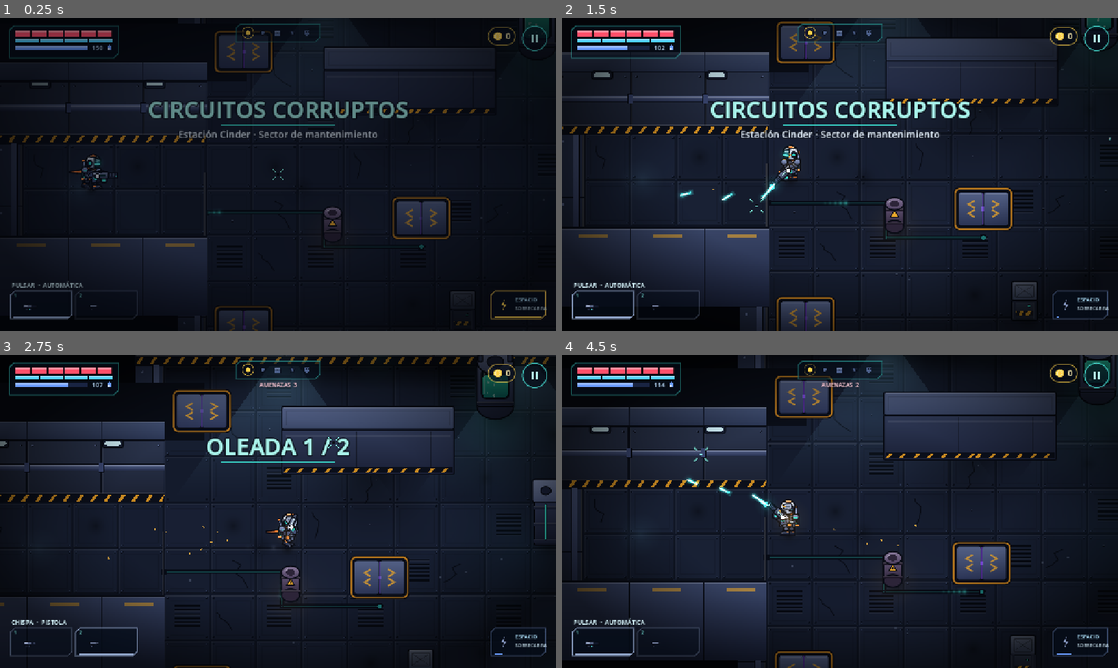
Above: before the commit, frames 1-4 (two rows, left to right).
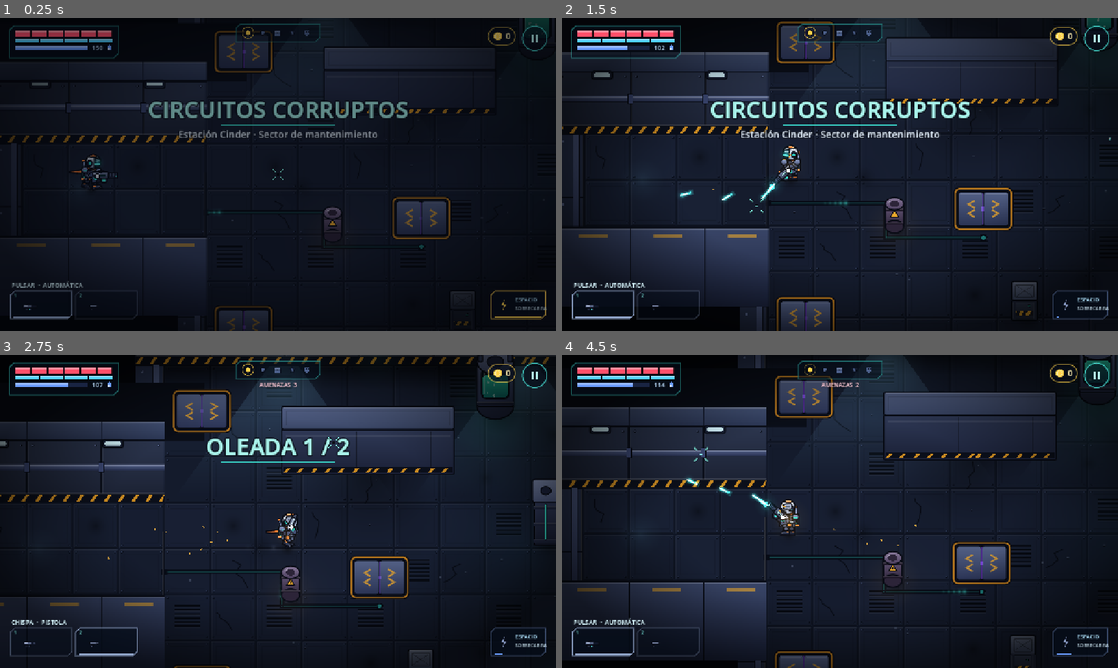
Above: after the commit, the same moments.

Repository: AgustinWojtyszyn/roguelike_premium
Game: Godot game, scene res://scenes/run.tscn
Same seed, same stepped clock (60 frames per second), same inputs: the game is played once before the commit and once after it. This scene is started directly instead of the project's main scene.
Inputs (mouse positions are in pixels of both pictures, inside the frame that each line leads up to):
- Up to frame 1 (0.25 s): no input
- Up to frame 2 (1.5 s): tap Enter at 0.5 s; move the mouse to (962, 158) at 0.52 s; hold D 0.53-1.25 s; tap 1 at 0.6 s; click (962, 158) at 0.67 s; tap Space at 0.77 s; drag from (728, 190) to (812, 237) at 1.27 s
- Up to frame 3 (2.75 s): move the mouse to (333, 442) at 2.02 s; hold D from 2.03 s (still down); tap Q at 2.1 s; click (333, 442) at 2.17 s
- Up to frame 4 (4.5 s): release D at 2.75 s; drag from (812, 574) to (673, 464) at 2.77 s; move the mouse to (1006, 558) at 3.52 s; hold A 3.53-4.25 s; tap Tab at 3.6 s; click (1006, 558) at 3.67 s; tap Space at 3.77 s; drag from (673, 464) to (756, 433) at 4.27 s

The runs differ from the first frame. In frame 1, less than 0.1% of the frame differs, in the area x 0-59%, y 21-74%; in frame 2, 0.2%; in frame 3, 0.2%; in frame 4, 0.3%, in the area x 1-94%, y 22-98%.

Commit message:
mejoras

Diff:
--- a/characters/character_rig.gd
+++ b/characters/character_rig.gd
@@ -695,6 +695,12 @@
 
 
 func animate(dt: float) -> void:
+	Prof.begin("rig_anim")
+	_animate_impl(dt)
+	Prof.end("rig_anim")
+
+
+func _animate_impl(dt: float) -> void:
 	t += dt
 	var spd := vel.length()
 	var amp := clampf(spd / SPEED_REF, 0.0, 1.0)
--- a/core/part.gd
+++ b/core/part.gd
@@ -18,5 +18,11 @@
 
 
 func _draw() -> void:
+	Prof.begin("part_draw")
+	__draw_impl()
+	Prof.end("part_draw")
+
+
+func __draw_impl() -> void:
 	if painter.is_valid():
 		painter.call(self)
--- /dev/null
+++ b/core/prof.gd
@@ -0,0 +1,29 @@
+class_name Prof
+extends RefCounted
+## Perfilador minimo opcional (--perf): acumula microsegundos por etiqueta. Coste despreciable cuando esta apagado.
+
+static var on := false
+static var acc: Dictionary = {}
+static var cnt: Dictionary = {}
+static var _t0: Dictionary = {}
+
+
+static func begin(tag: String) -> void:
+	if on:
+		_t0[tag] = Time.get_ticks_usec()
+
+
+static func end(tag: String) -> void:
+	if on:
+		var d := Time.get_ticks_usec() - int(_t0.get(tag, 0))
+		acc[tag] = int(acc.get(tag, 0)) + d
+		cnt[tag] = int(cnt.get(tag, 0)) + 1
+
+
+static func report(frames: int) -> String:
+	var keys := acc.keys()
+	keys.sort_custom(func(a, b): return acc[a] > acc[b])
+	var out := ""
+	for k in keys:
+		out += "   %-14s %7.2f ms/frame  (%d llamadas)\n" % [k, float(acc[k]) / 1000.0 / float(maxi(frames, 1)), cnt[k]]
+	return out
--- a/enemies/enemy.gd
+++ b/enemies/enemy.gd
@@ -184,6 +184,12 @@
 
 
 func _process(delta: float) -> void:
+	Prof.begin("enemy_proc")
+	__process_impl(delta)
+	Prof.end("enemy_proc")
+
+
+func __process_impl(delta: float) -> void:
 	var dt := minf(delta, 1.0 / 30.0) * Game.tscale * game.enemy_time
 	t += dt
 	st += dt
--- a/game/bullets.gd
+++ b/game/bullets.gd
@@ -37,9 +37,11 @@
 	var seed_v: float = 0.0
 	var target: Enemy = null
 	var enemy_dmg: int = 1
+	var dead := false
 
 var list: Array[B] = []
 var _free: Array[B] = []
+var _spare := B.new()
 var game: Game
 var wall_sfx_t := 0.0
 
@@ -53,7 +55,7 @@
 
 func fire(pos: Vector2, dir: Vector2, speed: float, life: float, dmg: float, style: int, team: int, pierce: int = 0, knock: float = 0.0) -> B:
 	if list.size() >= MAX_BULLETS:
-		return _free[0] if not _free.is_empty() else B.new()   # saturado: el proyectil se descarta
+		return _spare   # saturado: el proyectil se descarta (objeto comodin fuera de la lista)
 	var b: B = _free.pop_back() if not _free.is_empty() else B.new()
 	b.pos = pos
 	b.vel = dir * speed
@@ -79,6 +81,7 @@
 	b.max_speed = 0.0
 	b.target = null
 	b.enemy_dmg = 1
+	b.dead = false
 	b.seed_v = randf() * 10.0
 	b.col = default_color(style)
 	b.trail.clear()
@@ -122,6 +125,8 @@
 
 func clear_all() -> void:
 	for b in list:
+		b.dead = false
+		b.target = null
 		_free.append(b)
 	list.clear()
 
@@ -129,14 +134,11 @@
 ## Borra proyectiles enemigos (p. ej. barrera reactiva). Devuelve cuantos.
 func clear_enemy_bullets(center: Vector2, radius: float) -> int:
 	var n := 0
-	var i := list.size() - 1
-	while i >= 0:
-		var b := list[i]
-		if b.team == 1 and b.pos.distance_squared_to(center) <= radius * radius:
+	for b in list:
+		if not b.dead and b.team == 1 and b.pos.distance_squared_to(center) <= radius * radius:
 			game.fx.burst(b.pos, 3, 100.0, b.col, 0.2)
-			_release(i)
+			b.dead = true
 			n += 1
-		i -= 1
 	return n
 
 
@@ -144,7 +146,7 @@
 func reflect_in_radius(center: Vector2, radius: float, dir_hint: Vector2 = Vector2.ZERO, to_player_team: bool = true) -> int:
 	var n := 0
 	for b in list:
-		if b.team == 1 and b.pos.distance_squared_to(center) <= radius * radius:
+		if not b.dead and b.team == 1 and b.pos.distance_squared_to(center) <= radius * radius:
 			var d := -b.vel.normalized() if dir_hint == Vector2.ZERO else dir_hint
 			b.vel = d * maxf(b.vel.length() * 1.2, 520.0)
 			b.team = 0 if to_player_team else 1
@@ -157,25 +159,37 @@
 	return n
 
 
-func _release(i: int) -> void:
-	var b := list[i]
-	b.target = null
-	_free.append(b)
-	var last := list.size() - 1
-	if i != last:
-		list[i] = list[last]
-	list.remove_at(last)
+## Compacta la lista: los proyectiles marcados `dead` vuelven al pool (una sola pasada, segura ante cambios durante el paso).
+func _compact() -> void:
+	var w := 0
+	for r in list.size():
+		var b := list[r]
+		if b.dead:
+			b.target = null
+			_free.append(b)
+		else:
+			list[w] = b
+			w += 1
+	list.resize(w)
 
 
 func _process(delta: float) -> void:
+	Prof.begin("bul_proc")
+	__process_impl(delta)
+	Prof.end("bul_proc")
+
+
+func __process_impl(delta: float) -> void:
 	var dt := minf(delta, 1.0 / 30.0) * Game.tscale
 	wall_sfx_t -= dt
-	var i := list.size() - 1
-	while i >= 0:
+	var n := list.size()
+	for i in n:
 		var b := list[i]
+		if b.dead:
+			continue
 		if _step(b, dt):
-			_release(i)
-		i -= 1
+			b.dead = true
+	_compact()
 	queue_redraw()
 
 
@@ -350,7 +364,15 @@
 
 # ---------------------------------------------------------------- dibujo
 func _draw() -> void:
+	Prof.begin("bul_draw")
+	__draw_impl()
+	Prof.end("bul_draw")
+
+
+func __draw_impl() -> void:
 	for b in list:
+		if b.dead:
+			continue
 		var d := b.vel.normalized()
 		var col := b.col
 		match b.style:
--- a/game/fx.gd
+++ b/game/fx.gd
@@ -221,6 +221,12 @@
 
 
 func _process(delta: float) -> void:
+	Prof.begin("fx_proc")
+	__process_impl(delta)
+	Prof.end("fx_proc")
+
+
+func __process_impl(delta: float) -> void:
 	var dt := minf(delta, 1.0 / 30.0) * Game.tscale
 	var i := ps.size() - 1
 	while i >= 0:
@@ -265,6 +271,12 @@
 
 
 func render(ci: CanvasItem, mode: int) -> void:
+	Prof.begin("fx_render")
+	_render_impl(ci,  mode)
+	Prof.end("fx_render")
+
+
+func _render_impl(ci: CanvasItem, mode: int) -> void:
 	if mode == 2:
 		_render_decals(ci)
 		return
--- a/game/game.gd
+++ b/game/game.gd
@@ -56,6 +56,7 @@
 var fps_samples: Array[float] = []
 var _boot_first_frame := true
 var cam_extra := Vector2.ZERO
+var _dbg_t := -1.0
 
 
 func _enter_tree() -> void:
@@ -72,6 +73,9 @@
 	if not touch_mode:
 		Input.mouse_mode = Input.MOUSE_MODE_HIDDEN
 	_read_args()
+	if Boot.has_flag("show"):
+		_dbg_t = 2.0
+	Prof.on = Boot.has_flag("perf")
 	if Boot.has_flag("speed"):
 		Engine.time_scale = float(Boot.get_arg("speed"))
 	sfx = AudioMgr
@@ -135,6 +139,12 @@
 	director.game = self
 	add_child(director)
 	director.begin(int(Boot.get_arg("stage", "0")))
+	if Boot.has_flag("hide"):
+		var hs := str(Boot.get_arg("hide")).split(",")
+		if "hud" in hs:
+			hud.visible = false
+		if "player" in hs:
+			player.visible = false
 	cam_pos = player.position
 	_snap_camera()
 	AudioMgr.play_music(chapter.music)
@@ -219,6 +229,12 @@
 
 # ---------------------------------------------------------------- bucle
 func _process(delta: float) -> void:
+	Prof.begin("game_proc")
+	__process_impl(delta)
+	Prof.end("game_proc")
+
+
+func __process_impl(delta: float) -> void:
 	if _boot_first_frame:
 		_boot_first_frame = false
 		var vs := get_viewport_rect().size
@@ -227,6 +243,7 @@
 	clock += rdt
 	if clock > 1.0:
 		fps_samples.append(Engine.get_frames_per_second())
+		_perf_acc(rdt)
 	if hs_timer > 0.0:
 		hs_timer -= rdt
 		if hs_timer <= 0.0:
@@ -243,6 +260,22 @@
 	if bot:
 		bot_t += rdt
 	_update_camera(rdt)
+	if _dbg_t >= 0.0 and clock >= _dbg_t:
+		_dbg_t = -1.0
+		var w := str(Boot.get_arg("show", ""))
+		match w:
+			"pause":
+				request_pause()
+			"perk":
+				offer_perk("chest")
+			"win":
+				run.won = true
+				victory = true
+				over = true
+				show_result(true)
+			"lose":
+				over = true
+				show_result(false)
 	while shots.size() > shot_i and clock >= shots[shot_i]:
 		_save_shot(shot_i)
 		shot_i += 1
@@ -252,7 +285,28 @@
 			avg += f
 		avg /= maxf(1.0, float(fps_samples.size()))
 		print("FPS medio: %.1f  kills: %d  hp: %d  etapa: %d  victoria: %s  nodos: %d" % [avg, run.kills, player.hp, director.stage, str(victory), get_tree().get_node_count()])
+		if Boot.has_flag("perf"):
+			print("PERF  ", perf_report())
+			print(Prof.report(int(_pf["n"])))
 		get_tree().quit()
+
+
+var _pf := {"n": 0, "proc": 0.0, "draw": 0.0, "prim": 0.0, "obj": 0.0, "bul": 0.0, "fx": 0.0}
+
+
+func _perf_acc(_dt: float) -> void:
+	_pf["n"] += 1
+	_pf["proc"] += Performance.get_monitor(Performance.TIME_PROCESS) * 1000.0
+	_pf["draw"] += Performance.get_monitor(Performance.RENDER_TOTAL_DRAW_CALLS_IN_FRAME)
+	_pf["prim"] += Performance.get_monitor(Performance.RENDER_TOTAL_PRIMITIVES_IN_FRAME)
+	_pf["obj"] += Performance.get_monitor(Performance.OBJECT_NODE_COUNT)
+	_pf["bul"] += float(bullets.list.size())
+	_pf["fx"] += float(fx.ps.size())
+
+
+func perf_report() -> String:
+	var n := maxf(1.0, float(_pf["n"]))
+	return "script/proceso: %.2f ms  draw calls: %.0f  primitivas: %.0f  nodos: %.0f  proyectiles: %.0f  particulas: %.0f" % [_pf["proc"] / n, _pf["draw"] / n, _pf["prim"] / n, _pf["obj"] / n, _pf["bul"] / n, _pf["fx"] / n]
 
 
 func _save_shot(i: int) -> void:
--- a/game/hud.gd
+++ b/game/hud.gd
@@ -26,6 +26,11 @@
 
 func _ready() -> void:
 	font = UiKit.font()
+	_reticle = HudReticle.new()
+	_reticle.hud = self
+	_reticle.mouse_filter = Control.MOUSE_FILTER_IGNORE
+	add_child(_reticle)
+	_reticle.set_anchors_and_offsets_preset(Control.PRESET_FULL_RECT)
 	var g := Gradient.new()
 	g.offsets = PackedFloat32Array([0.0, 0.55, 1.0])
 	g.colors = PackedColorArray([Color(0, 0, 0, 0), Color(0, 0, 0, 0.0), Color(0, 0, 0, 0.62)])
@@ -70,13 +75,41 @@
 	hp_lag = move_toward(hp_lag, float(game.player.hp), delta * 6.0)
 	if boss != null:
 		boss_frac_lag = move_toward(boss_frac_lag, boss.hp_frac(), delta * 0.5)
+	_reticle.visible = not game.touch_mode
+	_reticle.queue_redraw()
+	# Redibujo dirigido por cambios (con un latido de 15 Hz para las animaciones suaves)
 	redraw_t -= delta
-	if redraw_t <= 0.0 or not game.touch_mode:
-		redraw_t = 0.033
+	var sig := _signature()
+	var active := banner_t > 0.0 or toast_t > 0.0 or damage_flash > 0.0 or energy_flash > 0.0 or coin_k > 0.0 or game.input.touch_move_id != -1 or game.input.touch_aim_id != -1
+	if sig != _last_sig or active or redraw_t <= 0.0:
+		_last_sig = sig
+		redraw_t = 0.066
 		queue_redraw()
 
 
+var _last_sig := 0
+var _reticle: HudReticle
+
+
+func _signature() -> int:
+	var pl := game.player
+	var d := game.director
+	var h := pl.hp * 7 + pl.shield * 131 + int(pl.energy) * 977 + pl.cur * 31 + game.run.coins * 3571
+	h += int(clampf(pl.ability_cd, 0.0, 99.0) * 8.0) * 17
+	if d != null:
+		h += d.stage * 101 + d.threats_left() * 1009 + (1 if d.in_combat else 0) * 3
+	if boss != null and is_instance_valid(boss):
+		h += int(boss.hp_frac() * 200.0) * 13
+	return h
+
+
 func _draw() -> void:
+	Prof.begin("hud_draw")
+	_draw_all()
+	Prof.end("hud_draw")
+
+
+func _draw_all() -> void:
 	var vs := get_viewport_rect().size
 	draw_texture_rect(vignette, Rect2(Vector2.ZERO, vs), false)
 	if damage_flash > 0.0:
@@ -93,7 +126,6 @@
 		_draw_touch(vs)
 	else:
 		_draw_weapons_pc(vs)
-		_draw_reticle()
 
 
 func _draw_vitals() -> void:
@@ -163,7 +195,7 @@
 			draw_arc(c, 13.0, 0, TAU, 20, Color(col, 0.5 + 0.3 * sin(t * 5.0)), 1.5, true)
 	# amenazas restantes
 	var left: int = d.threats_left()
-	if left > 0 and d.in_combat:
+	if left > 0 and d.in_combat and boss == null:
 		UiKit.text(self, Vector2(r.position.x, r.end.y + 20.0), "AMENAZAS  %d" % left, 13, Color(1.0, 0.8, 0.85, 0.9), 1, r.size.x, 3.0)
 
 
@@ -187,7 +219,7 @@
 	if boss == null or not is_instance_valid(boss):
 		return
 	var w := minf(560.0, vs.x * 0.5)
-	var r := Rect2(vs.x * 0.5 - w * 0.5, 84.0, w, 18.0)
+	var r := Rect2(vs.x * 0.5 - w * 0.5, 100.0, w, 18.0)
 	var col: Color = boss.accent_color()
 	UiKit.text(self, Vector2(r.position.x, r.position.y - 6.0), boss.title_text(), 18, col.lightened(0.5), 1, w, 4.0)
 	draw_rect(r.grow(3.0), UiKit.INK)
@@ -262,7 +294,7 @@
 	UiKit.text(self, Vector2(0, y), toast_text, 26, Color(toast_col, a), 1, vs.x, 8.0)
 
 
-func _draw_reticle() -> void:
+func _draw_reticle(ci: Control) -> void:
 	var m := get_viewport().get_mouse_position()
 	var kick := game.player.kick
 	var over_enemy := false
@@ -276,10 +308,10 @@
 	for k in 4:
 		var a := PI * 0.5 * k + PI * 0.25
 		var d := Vector2.from_angle(a)
-		draw_line(m + d * gap, m + d * (gap + 8.0), Color(0, 0, 0, 0.7), 4.0, true)
-		draw_line(m + d * gap, m + d * (gap + 8.0), col, 2.0, true)
-	draw_circle(m, 2.6, Color(0, 0, 0, 0.7))
-	draw_circle(m, 1.6, col)
+		ci.draw_line(m + d * gap, m + d * (gap + 8.0), Color(0, 0, 0, 0.7), 4.0, true)
+		ci.draw_line(m + d * gap, m + d * (gap + 8.0), col, 2.0, true)
+	ci.draw_circle(m, 2.6, Color(0, 0, 0, 0.7))
+	ci.draw_circle(m, 1.6, col)
 
 
 func _draw_touch(vs: Vector2) -> void:
@@ -332,3 +364,9 @@
 	draw_circle(kk, 30.0, Color(0.05, 0.15, 0.2, a + 0.2))
 	draw_circle(kk, 26.0, Color(base, a + 0.15))
 	draw_circle(kk, 14.0, Color(1, 1, 1, a * 0.5))
+
+
+class HudReticle extends Control:
+	var hud: Hud
+	func _draw() -> void:
+		hud._draw_reticle(self)
--- a/game/pickups.gd
+++ b/game/pickups.gd
@@ -97,6 +97,12 @@
 
 
 func _process(delta: float) -> void:
+	Prof.begin("pick_proc")
+	__process_impl(delta)
+	Prof.end("pick_proc")
+
+
+func __process_impl(delta: float) -> void:
 	var dt := minf(delta, 1.0 / 30.0) * Game.tscale
 	t += dt
 	var pl := game.player
@@ -198,6 +204,12 @@
 
 
 func _draw() -> void:
+	Prof.begin("pick_draw")
+	__draw_impl()
+	Prof.end("pick_draw")
+
+
+func __draw_impl() -> void:
 	for it in items:
 		var sp := it.pos - Vector2(0, it.z)
 		var shadow_a := 0.35 * clampf(1.0 - it.z / 50.0, 0.3, 1.0)
--- a/game/player.gd
+++ b/game/player.gd
@@ -210,6 +210,12 @@
 
 # ------------------------------------------------------------------ bucle
 func _process(delta: float) -> void:
+	Prof.begin("player_proc")
+	__process_impl(delta)
+	Prof.end("player_proc")
+
+
+func __process_impl(delta: float) -> void:
 	var dt := minf(delta, 1.0 / 30.0) * Game.tscale
 	t += dt
 	if dead:
--- a/game/prop.gd
+++ b/game/prop.gd
@@ -14,6 +14,9 @@
 var seed_v: int = 0
 var redraw_t: float = 0.0
 var style: String = ""
+## Sin animacion propia: solo se redibujan al recibir un golpe. Los demas, a 4-8 Hz.
+const STATIC_KINDS := ["crate_l", "crate_s", "barrel", "barrier_h", "barrier_v", "pillar", "stone_block", "urn", "wood_crate", "wood_barrel", "column", "statue", "table", "weapon_rack", "crate_m"]
+const FAST_KINDS := ["tank", "terminal", "reactor", "brazier", "totem", "glyph_pillar", "crystal", "rift_stone", "orb_pillar", "anomaly_box"]
 
 
 static func create(g: Game, k: String, foot_rect: Rect2, st: String = "") -> Prop:
@@ -84,6 +87,12 @@
 
 
 func _process(delta: float) -> void:
+	Prof.begin("prop_proc")
+	__process_impl(delta)
+	Prof.end("prop_proc")
+
+
+func __process_impl(delta: float) -> void:
 	var dt := minf(delta, 1.0 / 30.0)
 	tt += dt
 	pop = maxf(0.0, pop - dt * 6.0)
@@ -102,12 +111,18 @@
 	fade = lerpf(fade, target, clampf(dt * 10.0, 0.0, 1.0))
 	modulate.a = fade
 	redraw_t -= dt
-	if redraw_t <= 0.0 or pop > 0.0:
-		redraw_t = 0.12
+	if pop > 0.0 or (redraw_t <= 0.0 and not STATIC_KINDS.has(kind)):
+		redraw_t = 0.12 if FAST_KINDS.has(kind) else 0.25
 		queue_redraw()
 
 
 func _draw() -> void:
+	Prof.begin("prop_draw")
+	__draw_impl()
+	Prof.end("prop_draw")
+
+
+func __draw_impl() -> void:
 	var f := Rect2(foot.position - position, foot.size)
 	match kind:
 		"crate_l":
--- a/game/room.gd
+++ b/game/room.gd
@@ -42,6 +42,7 @@
 var wall_node: Node2D
 var seal_node: Node2D
 var seal_glow_node: Node2D
+var bake: RoomBake
 
 
 class Layer extends Node2D:
@@ -93,15 +94,33 @@
 	var rng := RandomNumberGenerator.new()
 	rng.seed = hash(d.id) + sd
 	dressing = theme.build_dressing(self, rng)
-	floor_node = _make_layer(0, -30, false)
-	wall_node = _make_layer(4, -29, false)
-	lights_node = _make_layer(1, -28, true)
+	if Boot.has_flag("nobake"):
+		floor_node = _make_layer(0, -30, false)
+		wall_node = _make_layer(4, -29, false)
+		lights_node = _make_layer(1, -28, true)
+	else:
+		bake = RoomBake.new()
+		add_child(bake)
+		bake.setup(self, bounds.grow_individual(60.0, 190.0, 60.0, 150.0))
+		floor_node = bake
+		wall_node = bake
+		lights_node = bake
 	spawn_node = _make_layer(2, -26, false)
 	seal_node = _make_layer(5, -25, false)
 	deco_node = _make_layer(3, -24, true)
 	seal_glow_node = _make_layer(6, -23, true)
 	_spawn_props()
 	_rebuild_rects()
+	if Boot.has_flag("hide"):
+		for h in str(Boot.get_arg("hide")).split(","):
+			match h:
+				"floor": floor_node.visible = false
+				"walls": wall_node.visible = false
+				"lights": lights_node.visible = false
+				"deco": deco_node.visible = false
+				"props":
+					for p in props:
+						p.visible = false
 
 
 func _make_layer(mode: int, z: int, additive: bool) -> Node2D:
@@ -421,6 +440,12 @@
 
 
 func _process(delta: float) -> void:
+	Prof.begin("room_proc")
+	__process_impl(delta)
+	Prof.end("room_proc")
+
+
+func __process_impl(delta: float) -> void:
 	var dt := minf(delta, 1.0 / 30.0)
 	t += dt
 	var changed := false
--- /dev/null
+++ b/game/room_bake.gd
@@ -0,0 +1,80 @@
+class_name RoomBake
+extends Node2D
+## Hornea las capas ESTATICAS de la sala (suelo, muros, luces fijas) a una textura una sola vez.
+## Antes se redibujaban ~2000 draw calls por frame; ahora son 1-2 sprites. Se re-hornea al reanudar la app (Android).
+
+var room: Room
+var vp: SubViewport
+var sprite: Sprite2D
+var rect := Rect2()
+var bake_scale := 1.5
+var _layers: Array[Node2D] = []
+
+
+static func choose_scale(size: Vector2) -> float:
+	var s := 2.0 if not OS.has_feature("mobile") else 1.5
+	var max_dim := maxf(size.x, size.y)
+	while max_dim * s > 4000.0 and s > 0.6:
+		s -= 0.1
+	while size.x * size.y * s * s > 7.0e6 and s > 0.6:
+		s -= 0.1
+	return s
+
+
+func setup(r: Room, region: Rect2) -> void:
+	room = r
+	rect = region
+	bake_scale = choose_scale(region.size)
+	vp = SubViewport.new()
+	vp.size = Vector2i(int(ceil(region.size.x * bake_scale)), int(ceil(region.size.y * bake_scale)))
+	vp.transparent_bg = false
+	vp.disable_3d = true
+	vp.render_target_update_mode = SubViewport.UPDATE_ONCE
+	vp.canvas_item_default_texture_filter = Viewport.DEFAULT_CANVAS_ITEM_TEXTURE_FILTER_LINEAR
+	add_child(vp)
+	var root := Node2D.new()
+	root.scale = Vector2.ONE * bake_scale
+	root.position = -region.position * bake_scale
+	vp.add_child(root)
+	# fondo = color del vacio del tema
+	var bg := Layer.new()
+	bg.mode = 9
+	bg.room = room
+	bg.z_index = -40
+	bg.region = region
+	root.add_child(bg)
+	for spec in [[0, -30, false], [4, -29, false], [1, -28, true]]:
+		var l := Room.Layer.new()
+		l.room = room
+		l.mode = spec[0]
+		l.z_index = spec[1]
+		if spec[2]:
+			l.material = Gfx.add_material()
+		root.add_child(l)
+		_layers.append(l)
+	sprite = Sprite2D.new()
+	sprite.texture = vp.get_texture()
+	sprite.centered = false
+	sprite.position = region.position
+	sprite.scale = Vector2.ONE / bake_scale
+	sprite.z_index = -30
+	sprite.texture_filter = CanvasItem.TEXTURE_FILTER_LINEAR
+	add_child(sprite)
+
+
+func rebake() -> void:
+	if vp != null:
+		vp.render_target_update_mode = SubViewport.UPDATE_ONCE
+
+
+func _notification(what: int) -> void:
+	if what == NOTIFICATION_APPLICATION_RESUMED or what == NOTIFICATION_WM_WINDOW_FOCUS_IN:
+		rebake()
+
+
+class Layer extends Node2D:
+	var room: Room
+	var mode := 9
+	var region := Rect2()
+	func _draw() -> void:
+		draw_rect(region, room.theme.void_col)
--- a/game/run_director.gd
+++ b/game/run_director.gd
@@ -172,6 +172,12 @@
 
 # ------------------------------------------------------------------ bucle
 func _process(delta: float) -> void:
+	Prof.begin("dir_proc")
+	__process_impl(delta)
+	Prof.end("dir_proc")
+
+
+func __process_impl(delta: float) -> void:
 	var dt := minf(delta, 1.0 / 30.0) * Game.tscale
 	if end_t >= 0.0:
 		end_t -= minf(delta, 1.0 / 30.0)
--- a/tests/test_game.gd
+++ b/tests/test_game.gd
@@ -19,7 +19,7 @@
 
 func run(t) -> void:
 	# ------------------------------------------------------------------ arranque
-	var g := _make_game(t, {"god": "1", "seed": "7", "idle": "1"})
+	var g := _make_game(t, {"god": "1", "seed": "7", "idle": "1", "bot": "1"})
 	await _frames(t, 20)
 	t.check(g.player != null and g.room != null, "la run arranca con jugador y sala")
 	t.check(g.director.plan.size() == 5, "plan de 5 etapas")
@@ -46,17 +46,18 @@
 		g.player.energy = g.player.max_energy
 		g.player.aim = Vector2.RIGHT
 		g.player.face = 1.0
-		g.player.position = Vector2(150, 0) if wd.category == "melee" else Vector2(0, 0)
-		dummy.position = Vector2(300, 0) if wd.category != "melee" else Vector2(150 + 52, 0)
+		g.player.position = Vector2(0, 0)
+		var dd := 70.0 if wd.category == "melee" else 110.0
+		dummy.position = Vector2(dd, 0)
 		dummy.hp = 100000.0
 		dummy.max_hp = 100000.0
 		dummy.state = 1
 		var hp0 := dummy.hp
 		var frames := 0
-		while frames < 140 and dummy.hp >= hp0:
-			g.player.aim = (dummy.hit_center() - g.player.rig.pivot.global_position).normalized()
+		while frames < 200 and dummy.hp >= hp0:
 			g.player.energy = g.player.max_energy
-			rt.update(1.0 / 60.0, true)
+			g.player.position = Vector2(0, 0)
+			dummy.position = Vector2(dd, 0)
 			await t.process_frame
 			frames += 1
 		if dummy.hp >= hp0:
@@ -78,6 +79,7 @@
 
 	# ------------------------------------------------------------------ danio, escudo y energia del jugador
 	g.god = false
+	g.bot = false
 	g.player.inv = 0.0
 	g.player.shield = 2
 	g.player.hp = g.player.max_hp
@@ -91,10 +93,13 @@
 	g.player.inv = 0.0
 	g.player.energy = 0.0
 	var rt2 := WeaponRuntime.new(g.player, Catalog.weapon("lancex"))
-	var hp_before := dummy.hp
-	for i in 30:
-		rt2.update(1.0 / 60.0, true)
-	t.check(g.bullets.list.size() == 0, "sin energia el arma de energia no dispara")
+	g.player.slots[0] = rt2
+	g.bullets.clear_all()
+	var shots0 := g.run.shots_fired
+	for i in 40:
+		g.player.energy = 0.0
+		await t.process_frame
+	t.eq(g.run.shots_fired, shots0, "sin energia el arma de energia no dispara")
 	g.god = true
 
 	# ------------------------------------------------------------------ perks
Not shown, added: core/prof.gd.uid
Not shown, added: game/room_bake.gd.uid
Not shown, added: tests/test_game.gd.uid
Not shown, added: tests/test_meta.gd.uid
